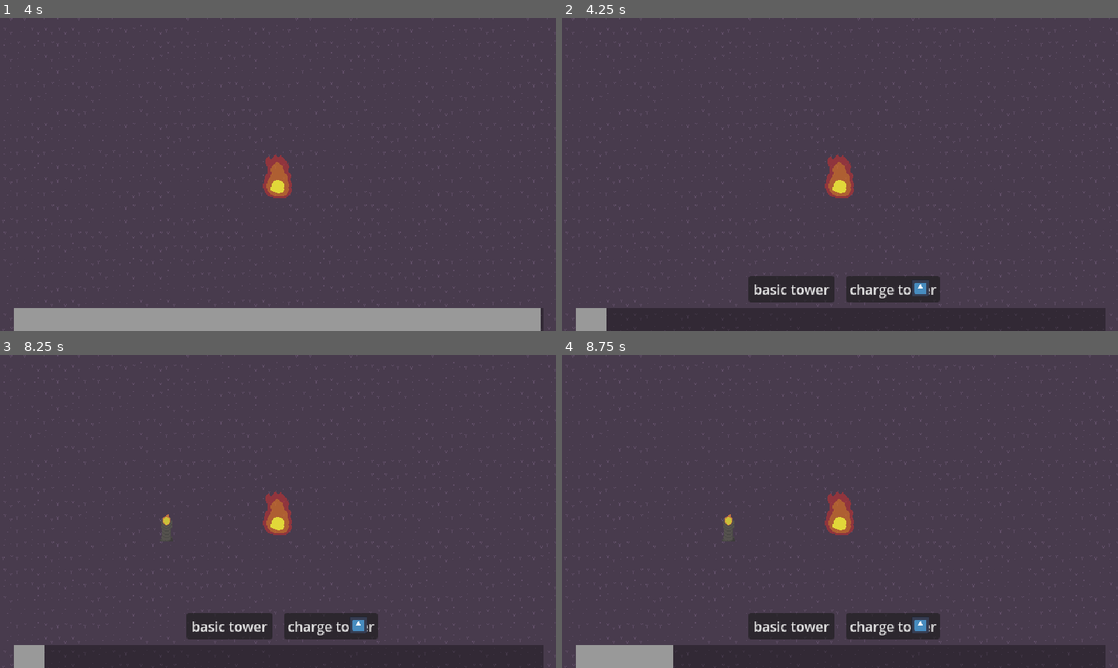
Above: before the commit, frames 1-4 (two rows, left to right).
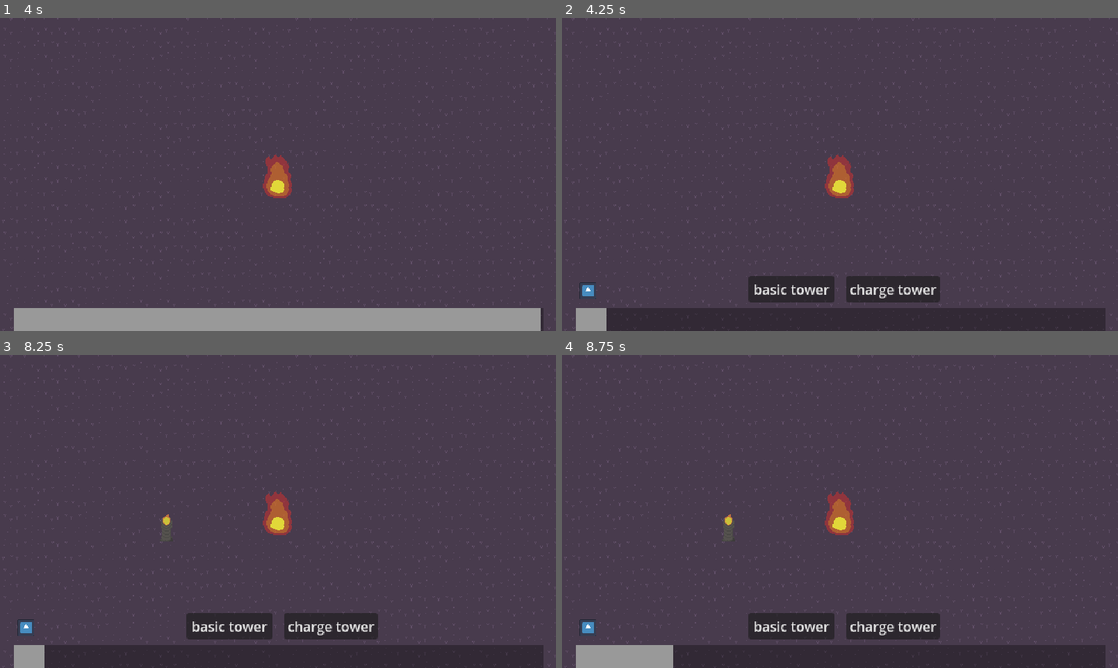
Above: after the commit, the same moments.

Repository: sushitoad/tower-defense-prototype
Game: Godot game, scene res://scenes/test_scene.tscn
Two runs of this game, one before a commit and one after it. Both use one fixed random seed, a clock stepped at 60 frames per second and the inputs below. The engine's default icon, where the game draws it, is replaced by a stand-in: a white triangle on a blue panel in a dark square.
Inputs (mouse positions are in pixels of both pictures, inside the frame that each line leads up to):
- Up to frame 1 (4 s): move the mouse to (400, 158) at 0.52 s; tap one key every 0.75 s from 0.6 s: S (CameraDown) A (CameraLeft) D (CameraRight) W (CameraUp); move the mouse to (166, 190) at 1.27 s; move the mouse to (333, 105) at 2.02 s; move the mouse to (250, 237) at 2.77 s; move the mouse to (444, 221) at 3.52 s; click (444, 221) at 3.6 s
- Up to frame 2 (4.25 s): no input
- Up to frame 3 (8.25 s): click "basic tower" at 4.25 s; move the mouse to (111, 464) at 5.02 s; tap one key every 0.75 s from 5.1 s: S (CameraDown) A (CameraLeft) D (CameraRight) W (CameraUp); move the mouse to (305, 511) at 5.77 s; move the mouse to (194, 433) at 6.52 s; move the mouse to (400, 495) at 7.27 s; move the mouse to (166, 527) at 8.02 s; click (166, 527) at 8.1 s
- Up to frame 4 (8.75 s): no input

Frame 1 is identical in both runs. In frame 2, 0.2% of the frame differs, in the area x 3-66%, y 83-90%; in frame 3, 0.2%; in frame 4, 0.2%.

Commit message:
finished charge icons

Diff:
--- a/scenes/build_ui.tscn
+++ b/scenes/build_ui.tscn
@@ -72,82 +72,67 @@
 text = "charge tower"
 
 [node name="ChargeIcon" parent="CanvasLayer" instance=ExtResource("3_gkqg4")]
-anchors_preset = 2
-anchor_left = 0.0
+anchors_preset = 7
 anchor_top = 1.0
-anchor_right = 0.0
 anchor_bottom = 1.0
-offset_left = 411.0
-offset_top = -61.0
-offset_right = 539.0
-offset_bottom = 67.0
-grow_horizontal = 1
+offset_left = -307.0
+offset_top = -58.0
+offset_right = -179.0
+offset_bottom = 70.0
 grow_vertical = 0
 scale = Vector2(0.16, 0.16)
 size_flags_vertical = 8
 
 [node name="ChargeIcon2" parent="CanvasLayer" instance=ExtResource("3_gkqg4")]
-anchors_preset = 2
-anchor_left = 0.0
+anchors_preset = 7
 anchor_top = 1.0
-anchor_right = 0.0
 anchor_bottom = 1.0
-offset_left = 434.0
-offset_top = -61.0
-offset_right = 562.0
-offset_bottom = 67.0
-grow_horizontal = 1
+offset_left = -284.0
+offset_top = -58.0
+offset_right = -156.0
+offset_bottom = 70.0
 grow_vertical = 0
 scale = Vector2(0.16, 0.16)
 size_flags_vertical = 8
 
 [node name="ChargeIcon3" parent="CanvasLayer" instance=ExtResource("3_gkqg4")]
-anchors_preset = 2
-anchor_left = 0.0
+anchors_preset = 7
 anchor_top = 1.0
-anchor_right = 0.0
 anchor_bottom = 1.0
-offset_left = 457.0
-offset_top = -61.0
-offset_right = 585.0
-offset_bottom = 67.0
-grow_horizontal = 1
+offset_left = -261.0
+offset_top = -58.0
+offset_right = -133.0
+offset_bottom = 70.0
 grow_vertical = 0
 scale = Vector2(0.16, 0.16)
 size_flags_vertical = 8
 
 [node name="ChargeIcon4" parent="CanvasLayer" instance=ExtResource("3_gkqg4")]
-anchors_preset = 2
-anchor_left = 0.0
+anchors_preset = 7
 anchor_top = 1.0
-anchor_right = 0.0
 anchor_bottom = 1.0
-offset_left = 480.0
-offset_top = -61.0
-offset_right = 608.0
-offset_bottom = 67.0
-grow_horizontal = 1
+offset_left = -238.0
+offset_top = -58.0
+offset_right = -110.0
+offset_bottom = 70.0
 grow_vertical = 0
 scale = Vector2(0.16, 0.16)
 size_flags_vertical = 8
 
 [node name="ChargeIcon5" parent="CanvasLayer" instance=ExtResource("3_gkqg4")]
-anchors_preset = 2
-anchor_left = 0.0
+anchors_preset = 7
 anchor_top = 1.0
-anchor_right = 0.0
 anchor_bottom = 1.0
-offset_left = 503.0
-offset_top = -61.0
-offset_right = 631.0
-offset_bottom = 67.0
-grow_horizontal = 1
+offset_left = -215.0
+offset_top = -58.0
+offset_right = -87.0
+offset_bottom = 70.0
 grow_vertical = 0
 scale = Vector2(0.16, 0.16)
 size_flags_vertical = 8
 
+[connection signal="chargeAmountChanged" from="CanvasLayer/ChargeBar" to="." method="ToggleTowerButtons"]
 [connection signal="chargeAmountChanged" from="CanvasLayer/ChargeBar" to="." method="_on_charge_bar_charge_amount_changed"]
-[connection signal="chargeAmountChanged" from="CanvasLayer/ChargeBar" to="." method="ToggleTowerButtons"]
 [connection signal="timeout" from="CanvasLayer/ChargeBar/ChargeTimer" to="CanvasLayer/ChargeBar" method="_on_charge_timer_timeout"]
 [connection signal="mouse_entered" from="CanvasLayer/BasicTowerButton" to="." method="_on_button_mouse_entered"]
 [connection signal="mouse_exited" from="CanvasLayer/BasicTowerButton" to="." method="_on_button_mouse_exited"]
